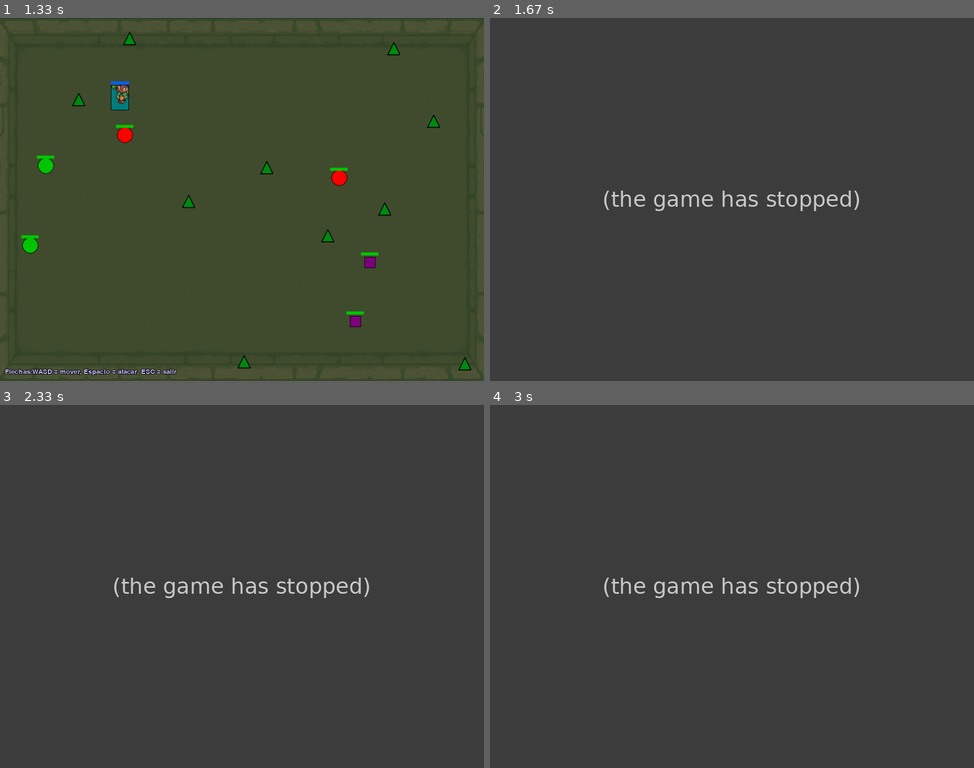
Above: before the commit, frames 1-4 (two rows, left to right).
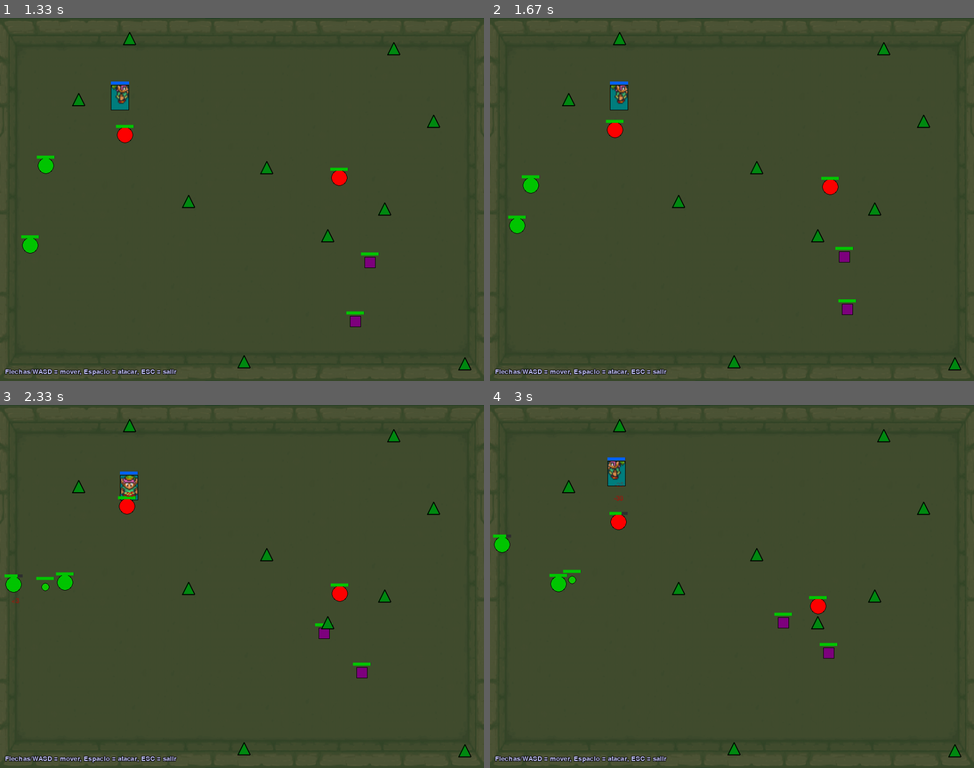
Above: after the commit, the same moments.

Repository: diego-abp/proyecto-animales
Game: pygame game, started from proyecto especies.py
Same seed, same stepped clock (60 frames per second), same inputs: the game is played once before the commit and once after it.
Inputs:
- Up to frame 1 (1.33 s): hold Right 0.33-0.8 s; hold Up 0.83-1.13 s; hold Right from 1.17 s (still down)
- Up to frame 2 (1.67 s): release Right at 1.63 s
- Up to frame 3 (2.33 s): hold Down from 2.23 s (still down)
- Up to frame 4 (3 s): release Down at 2.53 s; tap Space at 2.57, 2.97 s; hold Left from 2.9 s (still down)

Frame 1 is identical in both runs. In frame 2, 3.4% of the frame differs, in the area x 0-100%, y 0-100%; in frame 3, 3.3%; in frame 4, 3.4%.
Error before the commit: AttributeError: 'Omnivoro' object has no attribute 'buscar_cadaver_cercano' (proyecto especi...; the game stopped at 1.48 s (later frames are placeholders)

Commit message:
pequeñas correcciones

Diff:
--- a/proyecto especies.py
+++ b/proyecto especies.py
@@ -226,8 +226,9 @@
                 return None
 
             if self.vida < self.vida_max * 0.7:
-                if self.food_target is None or self.food_target.nutricion <= 0:
-                    self.food_target = self.buscar_cadaver_cercano(all_species)
+                if self.food_target is None or (hasattr(self.food_target, 'nutricion') and self.food_target.nutricion <= 0):
+                    # Cadáveres eliminados: no buscamos cadáveres, dejamos sin objetivo alimentario aquí
+                    self.food_target = None
 
                 if self.food_target:
                     dist_comida = math.hypot(self.posicion_x - self.food_target.posicion_x, self.posicion_y - self.food_target.posicion_y)
@@ -472,7 +473,7 @@
                 return
 
         if self.vida < self.vida_max * 0.35:
-            planta_curativa = self.buscar_cadaver_cercano(posibles_presas)
+            # Antes buscábamos cadáveres; ahora sólo buscamos plantas curativas
             planta_curativa = self.buscar_planta_cercana(posibles_presas)
             if planta_curativa:
                 self.mating_mode = False
@@ -510,8 +511,9 @@
                 self.presa = None
 
         if self.modo_caza:
-            if self.food_target is None or self.food_target.nutricion <= 0:
-                self.food_target = self.buscar_cadaver_cercano(posibles_presas)
+            if self.food_target is None or (hasattr(self.food_target, 'nutricion') and self.food_target.nutricion <= 0):
+                # No buscar cadáveres; no asignamos objetivo alimentario por cadáver
+                self.food_target = None
 
             if self.food_target:
                 dist_comida = math.hypot(self.posicion_x - self.food_target.posicion_x, self.posicion_y - self.food_target.posicion_y)
